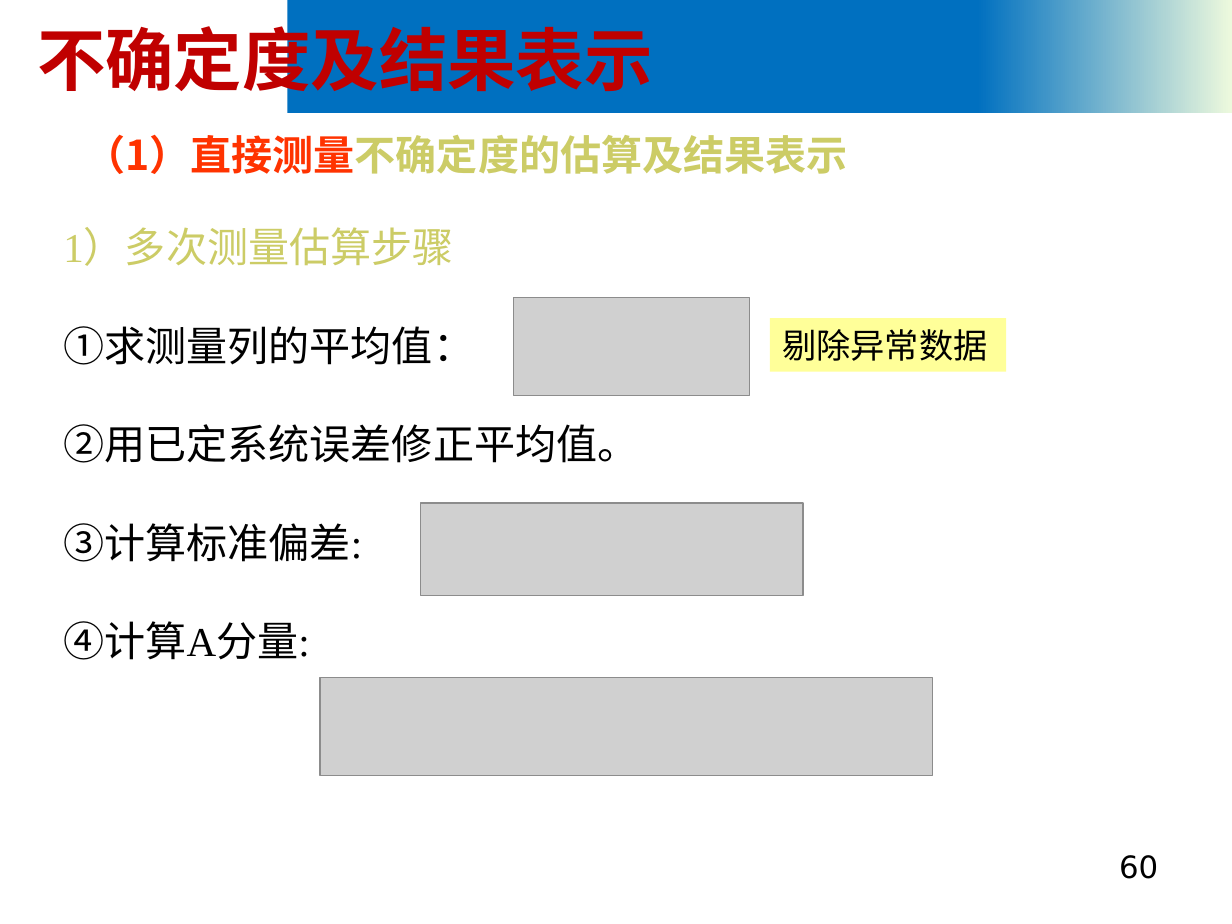
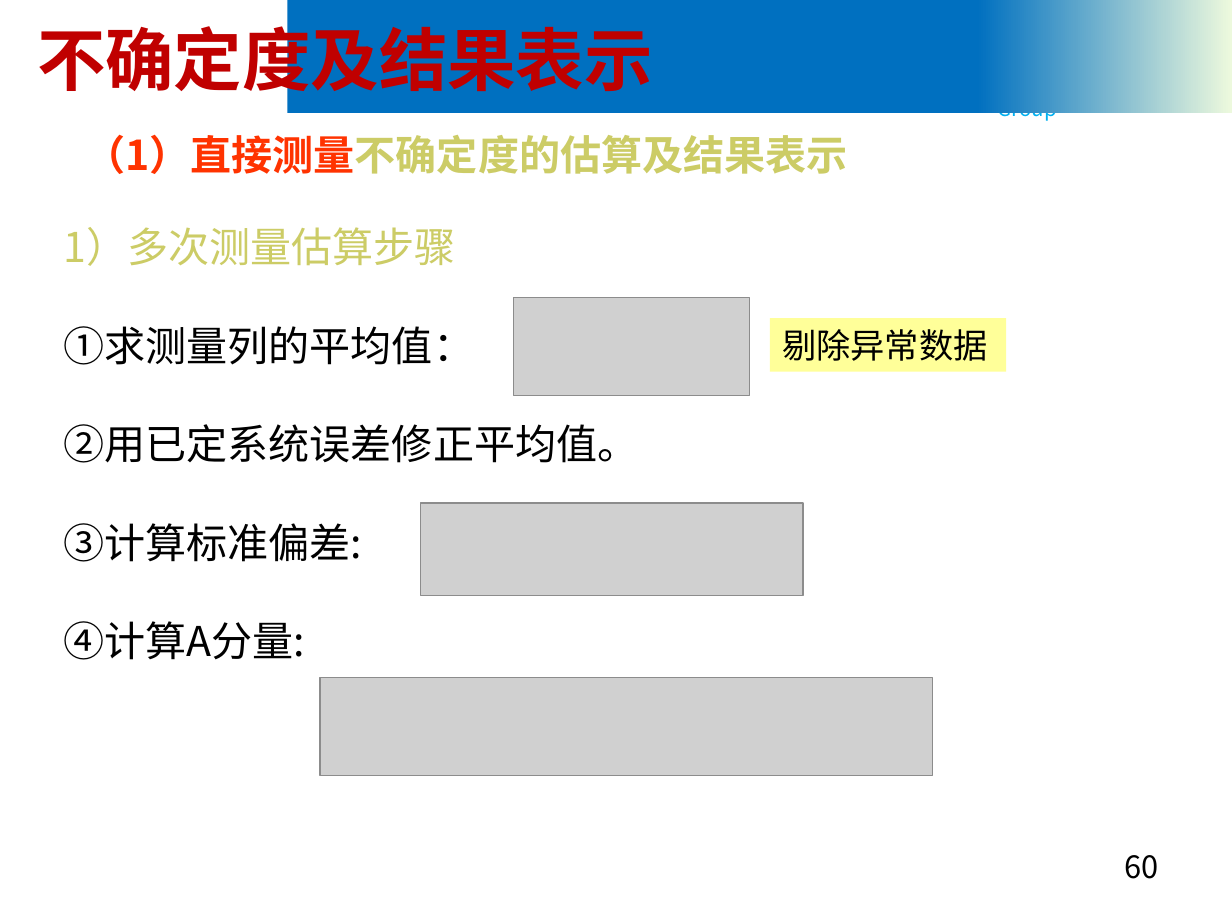
Before and after one commit to yzbaaa/ZZU-CS-Courses-Resources, a slide deck: slide 60 of 01 数理基础 & 英语/大学物理实验 A(Ⅰ)/PPT/大学物理实验绪论.pptx. Drawn at 1232x924 pixels with LibreOffice and Linux fonts; fonts in the diff are those of the drawing; grey boxes stand for pictures; background and template pictures are left out. Boxes give left, top, right and bottom in pixels: in the first picture for what was removed or moved away, otherwise in the second. Text is boxed around its words. In the diff, an @@ line names an element or a change of style, - is before the commit and + after.

```diff
--- a/01 数理基础 & 英语/大学物理实验 A(Ⅰ)/PPT/大学物理实验绪论.pptx
+++ b/01 数理基础 & 英语/大学物理实验 A(Ⅰ)/PPT/大学物理实验绪论.pptx
@@ text "Nanoscience and Nanotechnology Group" at (x1=998, y1=47, x2=1156, y2=122): font Times New Roman to Noto Sans CJK SC @@
@@ text "1）多次测量估算步骤" at (x1=63, y1=227, x2=638, y2=660): font Times New Roman to Noto Sans CJK SC @@
@@ page number at (x1=1124, y1=855, x2=1158, y2=879): font DejaVu Sans to Noto Sans CJK SC @@
```
Also in this commit, not shown: 88 other slides changed, 5 other files.
